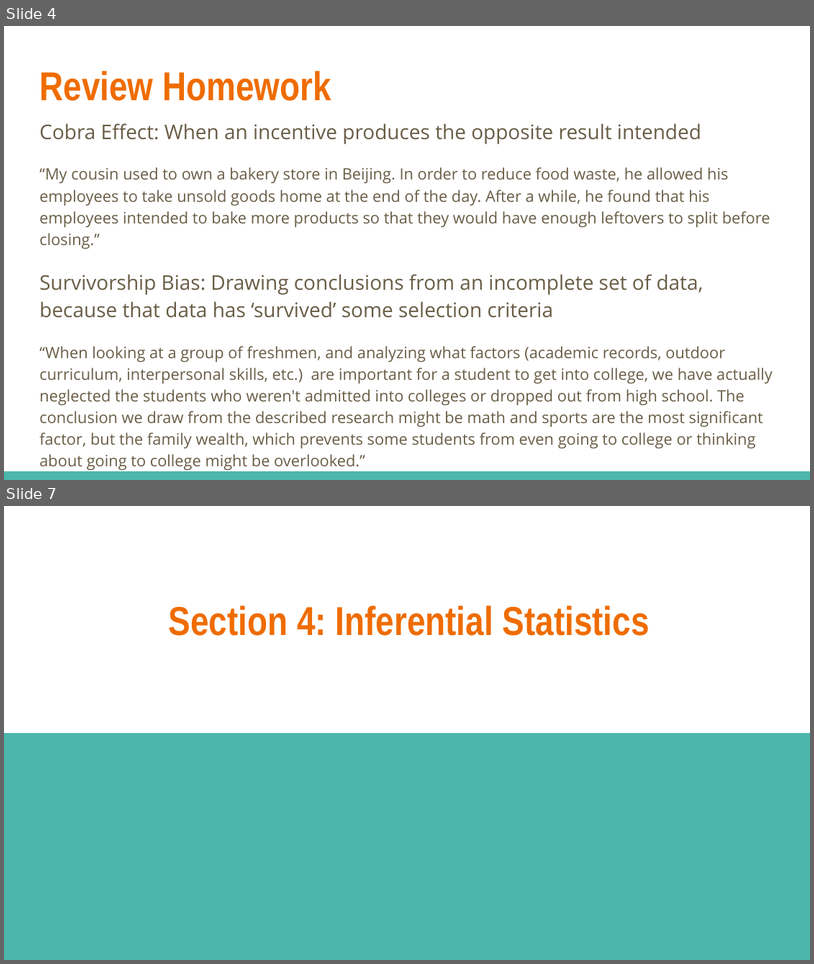
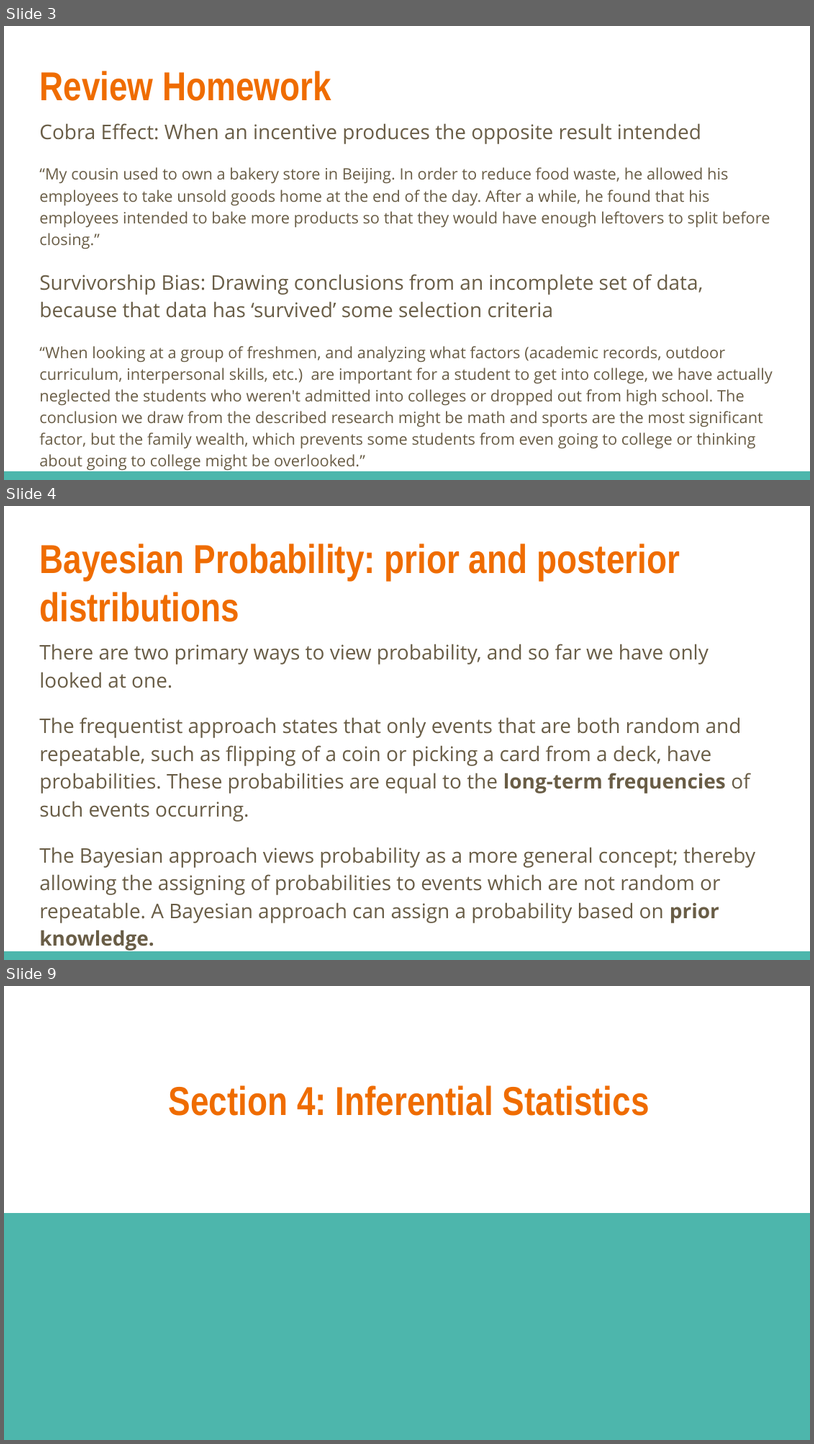
Before and after one commit to georgetown-analytics/XBUS-504-01.Data_Analysis_I_Statistics, a slide deck: slides/XBUS-504-2.pptx. Shown one above the other, each under a label of ours: slides 4 and 7 before the commit, slides 3, 4 and 9 after it; the slides between them are not shown. The pictures are 814x964 and 814x1444 pixels, drawn with LibreOffice and Linux fonts; fonts in the diff are those of the drawing. Boxes give left, top, right and bottom in pixels: in the first picture for what was removed or moved away, otherwise in the second. Text is boxed around its words. In the diff, an @@ line names an element or a change of style, - is before the commit and + after.

```diff
--- a/slides/XBUS-504-2.pptx
+++ b/slides/XBUS-504-2.pptx
@@ slide 4 added at (4,506,810,960), background #FFFFFF; not listed: 1 template element that a slide beside it also shows @@
@@ title added at (39,543,680,622), 36 pt, text #EF6C00, bold @@
+Bayesian Probability: prior and posterior distributions
@@ text added at (39,644,756,950), 18 pt, text #695D46 @@
+There are two primary ways to view probability, and so far we have only looked at one.
+The frequentist approach states that only events that are both random and repeatable, such as flipping of a coin or picking a card from a deck, have probabilities. These probabilities are equal to the long-term frequencies of such events occurring.
+The Bayesian approach views probability as a more general concept; thereby allowing the assigning of probabilities to events which are not random or repeatable. A Bayesian approach can assign a probability based on prior knowledge.
@@ what was slide 4 is now slide 3 @@
@@ what was slide 7 is now slide 9 @@
```
Also in this commit, not shown: 6 slides changed, 4 other slides added, 3 slides removed, 5 other files.
